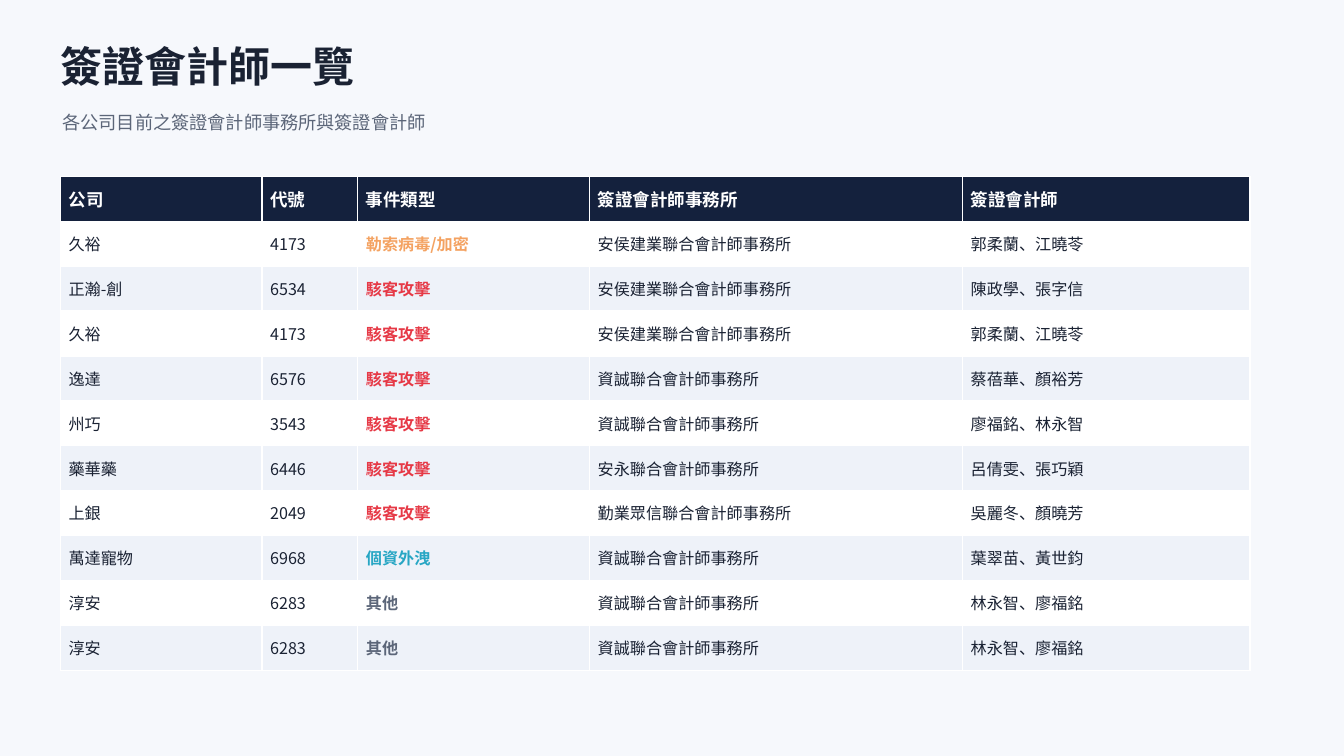
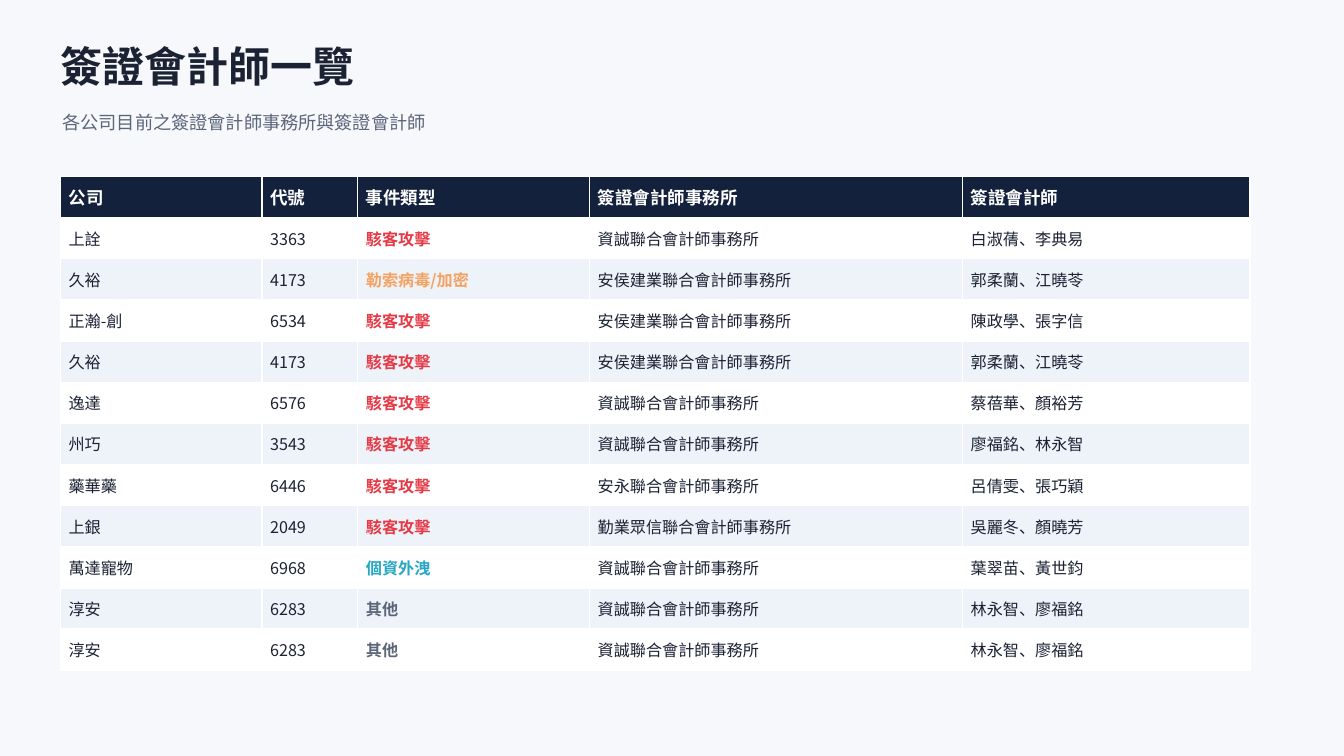
Before and after one commit to Johnnylin77/mops-isec-monitor, a slide deck: slide 4 of 資安事件因應分析.pptx. Drawn at 1344x756 pixels with LibreOffice and Linux fonts; fonts in the diff are those of the drawing. Boxes give left, top, right and bottom in pixels: in the first picture for what was removed or moved away, otherwise in the second. Text is boxed around its words. In the diff, an @@ line names an element or a change of style, - is before the commit and + after.

```diff
--- a/資安事件因應分析.pptx
+++ b/資安事件因應分析.pptx
@@ table at [60,176,1250,670] @@
+row 2: 上詮 | 3363 | 駭客攻擊 | 資誠聯合會計師事務所 | 白淑蒨、李典易
```
Also in this commit, not shown: 6 other slides changed, 2 other files.
